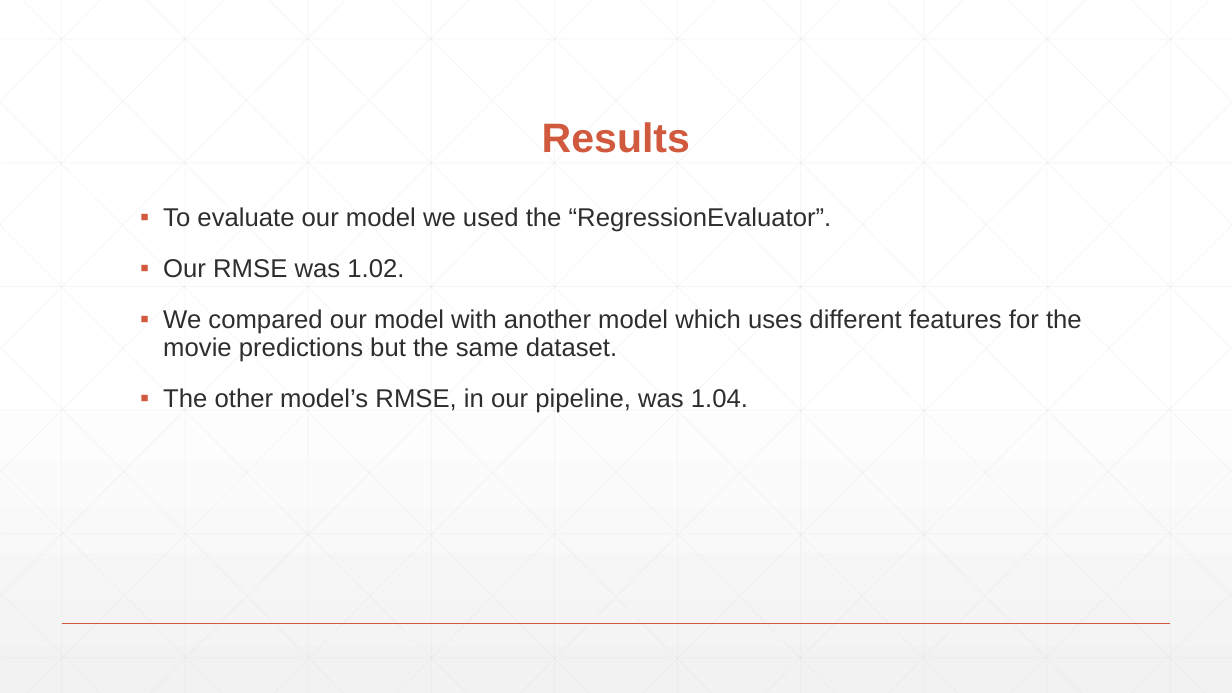
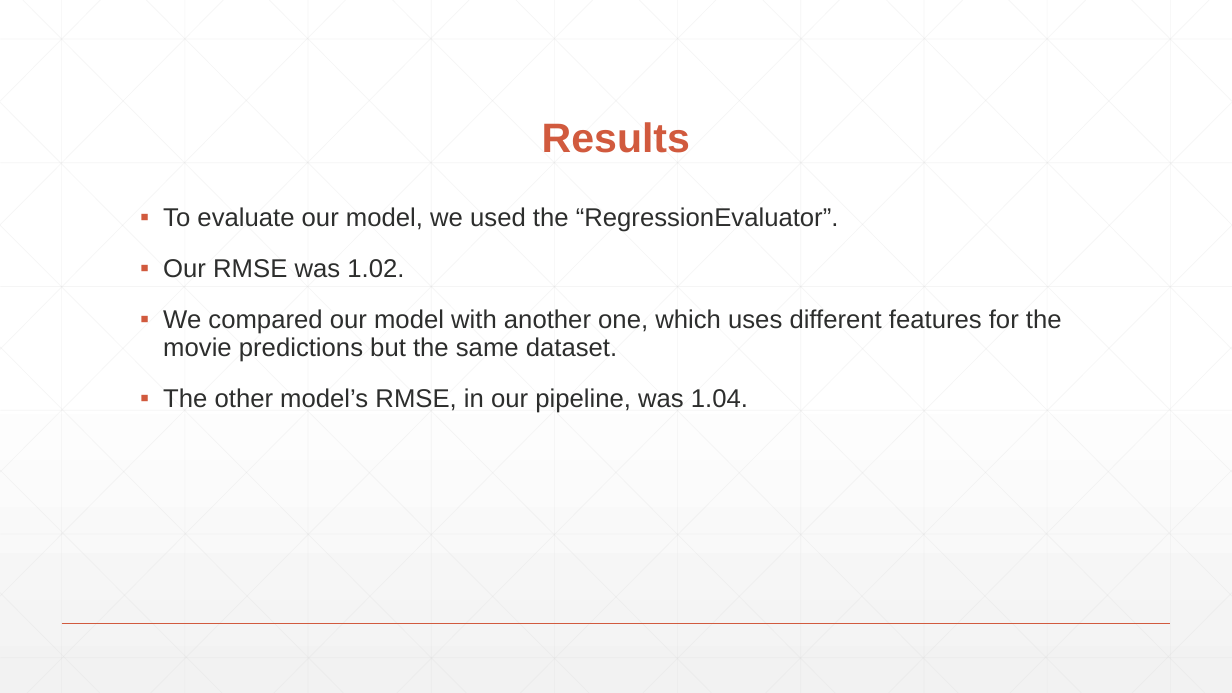
Before and after one commit to mipach/imdb, a slide deck: slide 16 of presentation/RIPLE.pptx. Drawn at 1232x693 pixels with LibreOffice and Linux fonts; fonts in the diff are those of the drawing. Boxes give left, top, right and bottom in pixels: in the first picture for what was removed or moved away, otherwise in the second. Text is boxed around its words. In the diff, an @@ line names an element or a change of style, - is before the commit and + after.

```diff
--- a/presentation/RIPLE.pptx
+++ b/presentation/RIPLE.pptx
@@ text at (163,207,839,232): text changed @@
-▪ To evaluate our model we used the “RegressionEvaluator”.
+▪ To evaluate our model, we used the “RegressionEvaluator”.
@@ text at (163,309,1062,362): text changed @@
-▪ We compared our model with another model which uses different features for the movie predictions but the same dataset.
+▪ We compared our model with another one, which uses different features for the movie predictions but the same dataset.
```
Also in this commit, not shown: 10 other slides changed, 1 slide removed.
